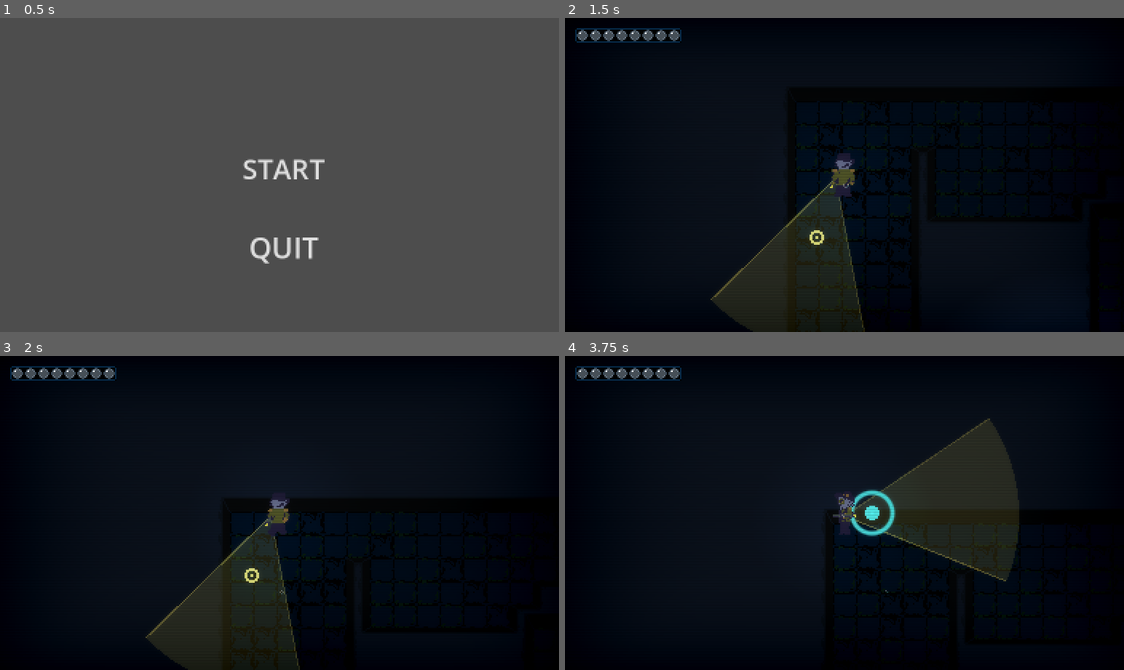
Above: before the commit, frames 1-4 (two rows, left to right).
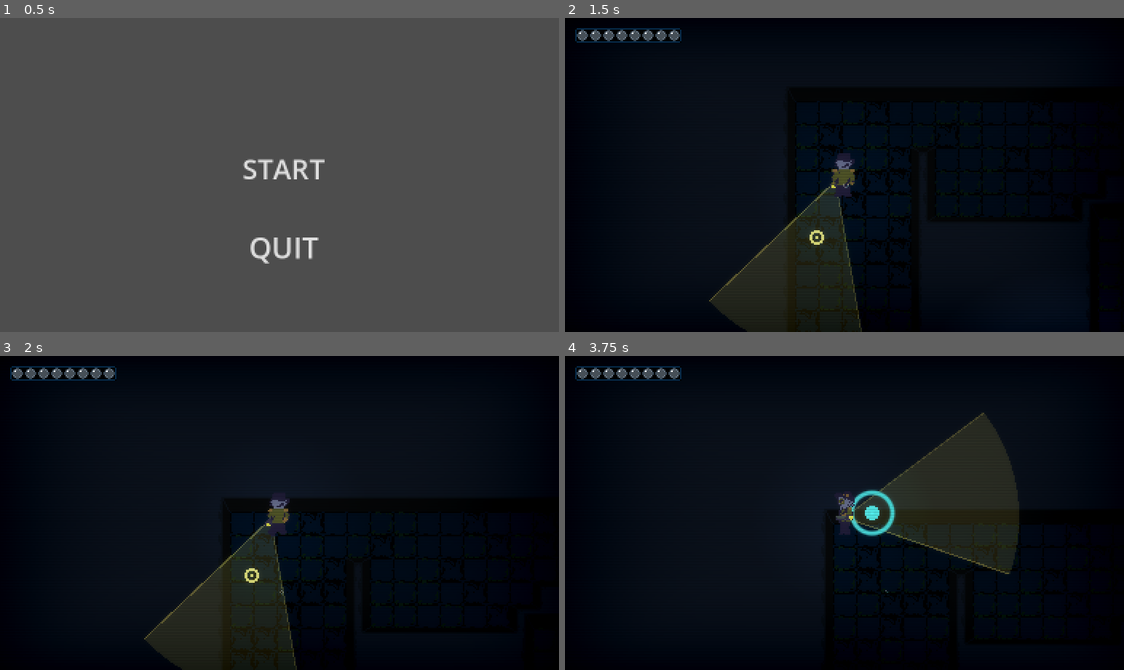
Above: after the commit, the same moments.

Repository: jablonskibrandan/GodotWild98
Game: Godot game, scene res://scenes/main_menu.tscn
The game is run twice, just before and just after one commit, with the same random seed, the same clock (stepped at 60 frames per second) and the same inputs. Sound files missing from this copy of the repository are replaced by a short silence.
Inputs (mouse positions are in pixels of both pictures, inside the frame that each line leads up to):
- Up to frame 1 (0.5 s): no input
- Up to frame 2 (1.5 s): click "START" at 0.5 s; tap Enter at 1.25 s; move the mouse to (816, 237) at 1.27 s; hold W (move_up) from 1.28 s (still down); hold F (flashlight_toggle) from 1.28 s (still down)
- Up to frame 3 (2 s): keep holding W (move_up); keep holding F (flashlight_toggle)
- Up to frame 4 (3.75 s): move the mouse to (1012, 560) at 2.02 s; release F (flashlight_toggle) at 2.03 s; tap F (flashlight_toggle) at 2.1, 3.05 s; tap Space at 2.75 s; move the mouse to (676, 465) at 2.77 s; release W (move_up) at 2.78 s; hold Right mouse button (tool_next) 2.78-3.53 s; hold A (move_left) from 2.78 s (still down); move the mouse to (872, 513) at 3.52 s; click (872, 513) at 3.6 s

Frame 1 is identical in both runs. In frame 2, 0.4% of the frame differs, in the area x 25-54%, y 51-100%; in frame 3, 0.4%; in frame 4, 0.9%, in the area x 47-82%, y 18-72%.

Commit message:
flashlight sprite fix

Diff:
--- a/scenes/floor_one.tscn
+++ b/scenes/floor_one.tscn
@@ -911,8 +911,9 @@
 [node name="FlashlightSprite" type="Sprite2D" parent="Player" unique_id=852483478]
 show_behind_parent = true
 rotation = 1.5707964
-scale = Vector2(0.5, 0.5)
+scale = Vector2(0.75, 0.75)
 texture = ExtResource("15_bkyrt")
+hframes = 2
 
 [node name="MonsterManager" type="Node2D" parent="." unique_id=1820516849]
 script = ExtResource("10_0sur2")
--- a/scripts/player/player_controller.gd
+++ b/scripts/player/player_controller.gd
@@ -50,16 +50,16 @@
 	elif facing_animation == "up":
 		flashlight_sprite.show_behind_parent = true
 		flashlight_sprite.position.x = -6
-		flashlight_sprite.position.y = 2
+		flashlight_sprite.position.y = 4
 	elif facing_animation == "right":
 		flashlight_sprite.show_behind_parent = true
 		flashlight_sprite.position.x = 0
-		flashlight_sprite.position.y = 2
+		flashlight_sprite.position.y = 3
 	elif facing_animation == "left":
 		flashlight_sprite.show_behind_parent = false
 		flashlight_sprite.position.x = 0
-		flashlight_sprite.position.y = 2
-
+		flashlight_sprite.position.y = 3
+	flashlight_sprite.frame
 	flashlight_sprite.rotation = cursor_direction.angle()
 
 func update_facing(direction: Vector2):
@@ -91,6 +91,12 @@
 
 	cursor_direction = direction
 
+func flashlight_power(on: bool):
+	if on:
+		flashlight_sprite.frame = 1
+	else:
+		flashlight_sprite.frame = 0
+
 func _draw() -> void:
 	pass
 	#draw_circle(Vector2.ZERO, radius, Color("#ebf2ff"))
--- a/scripts/tools/flashlight_tool.gd
+++ b/scripts/tools/flashlight_tool.gd
@@ -60,6 +60,7 @@
 func _unhandled_input(event: InputEvent) -> void:
 	if event.is_action_pressed("flashlight_toggle"):
 		toggle()
+		_player.flashlight_power(enabled)
 		get_viewport().set_input_as_handled()
 
 
